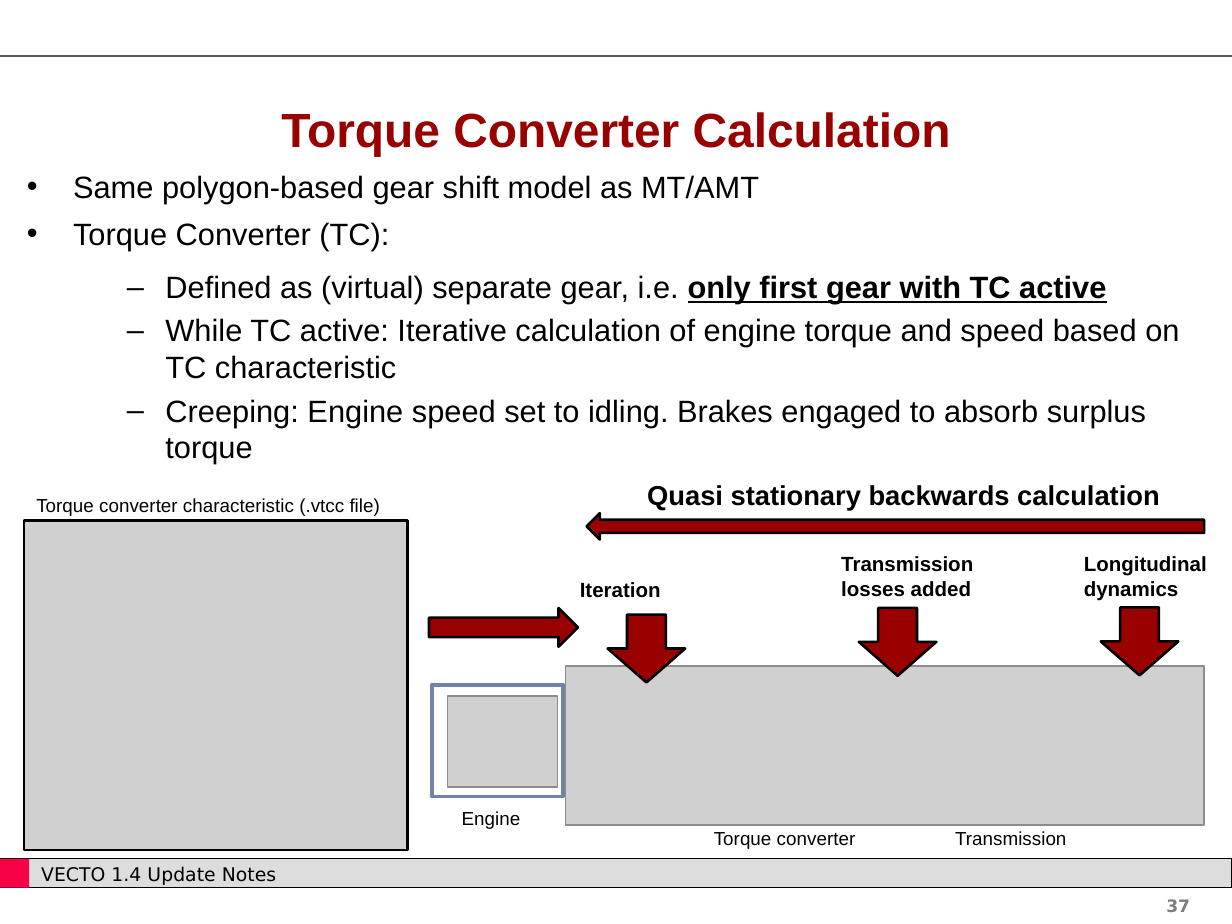
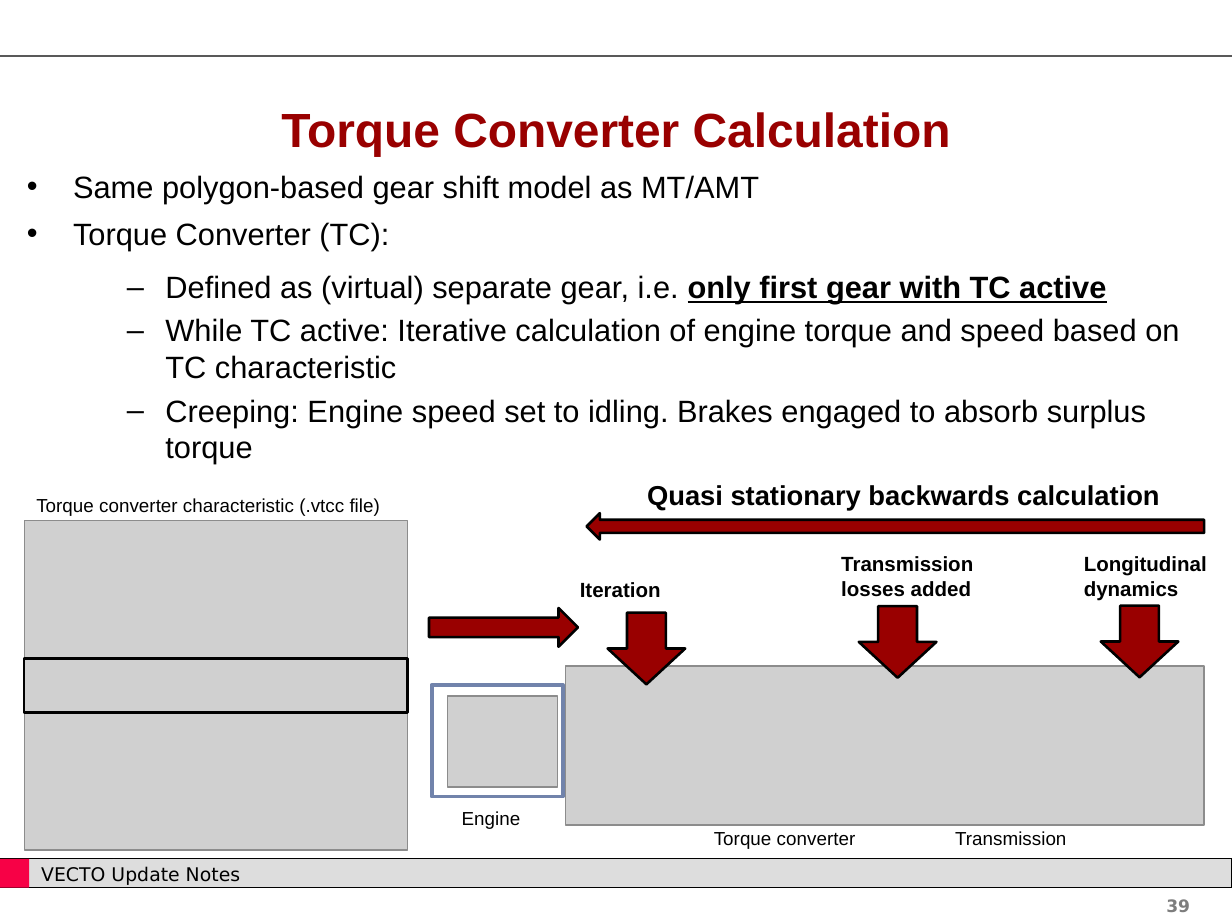
Before and after one commit to CLIMA-VECTO/vecto-sim, a slide deck: slide 39 of User Manual Source/Update Notes.pptx (slide 37 before the commit). Drawn at 1232x924 pixels with LibreOffice and Linux fonts; fonts in the diff are those of the drawing; grey boxes stand for pictures; background and template pictures are left out. Boxes give left, top, right and bottom in pixels: in the first picture for what was removed or moved away, otherwise in the second. Text is boxed around its words. In the diff, an @@ line names an element or a change of style, - is before the commit and + after.

```diff
--- a/User Manual Source/Update Notes.pptx
+++ b/User Manual Source/Update Notes.pptx
@@ rectangle: place and size @@
-rectangle at [25, 521, 408, 850]
+rectangle at [25, 658, 408, 712]
@@ text at [41, 866, 240, 885]: text changed @@
-VECTO 1.4 Update Notes
+VECTO Update Notes
@@ page number at [1166, 899, 1190, 912]: text changed @@
-37
+39
```
Also in this commit, not shown: 55 other slides changed, 2 slides added, 2 other files.
